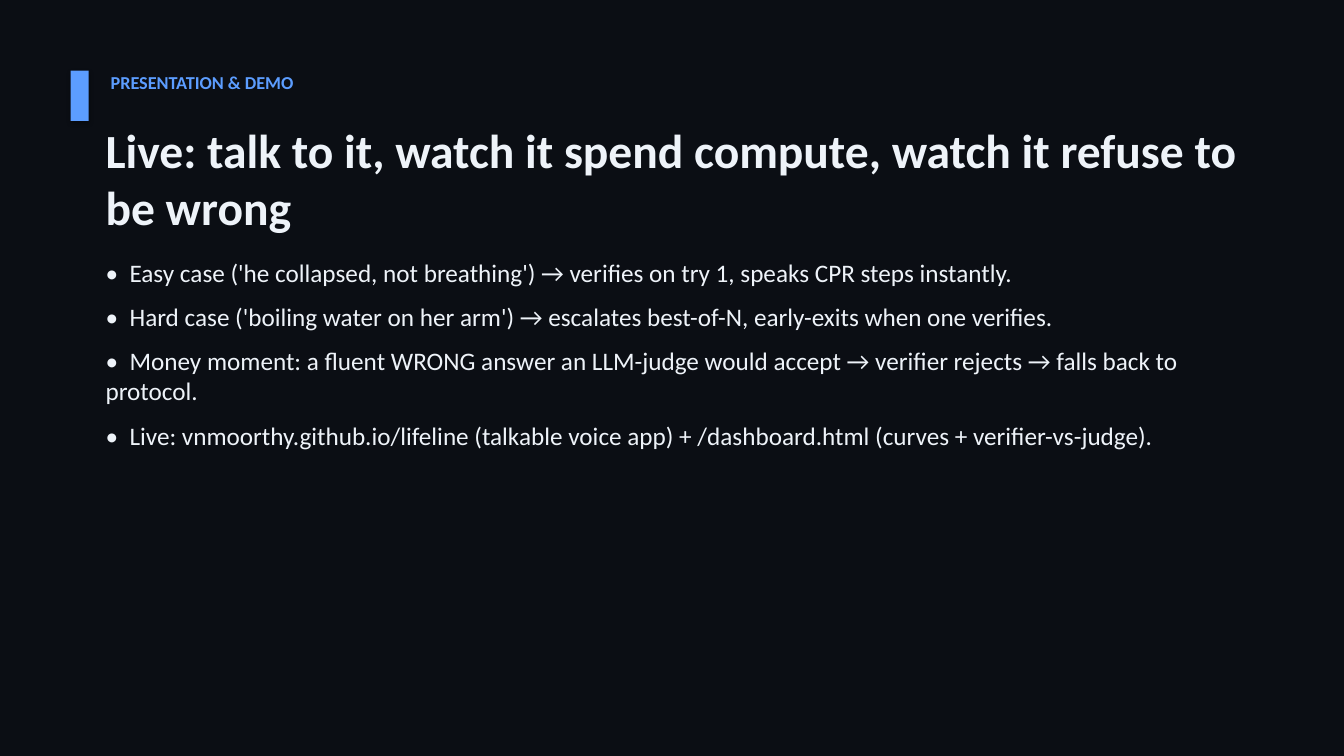
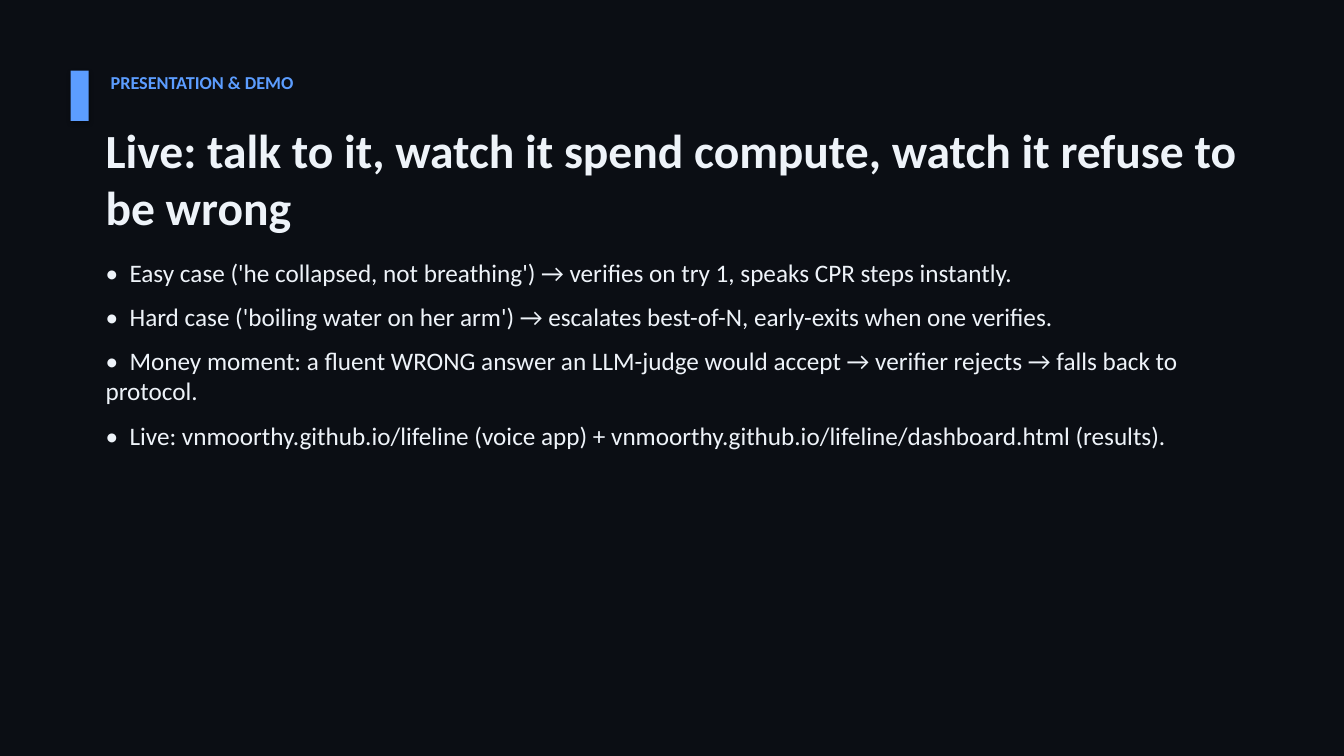
Before and after one commit to vnmoorthy/lifeline, a slide deck: slide 7 of Lifeline_Deck.pptx. Drawn at 1344x756 pixels with LibreOffice and Linux fonts; fonts in the diff are those of the drawing. Boxes give left, top, right and bottom in pixels: in the first picture for what was removed or moved away, otherwise in the second. Text is boxed around its words. In the diff, an @@ line names an element or a change of style, - is before the commit and + after.

Commit message:
Deck: use full dashboard URL (avoid bare /dashboard.html which 404s at the domain root)

```diff
--- a/Lifeline_Deck.pptx
+++ b/Lifeline_Deck.pptx
@@ text at (x1=130, y1=426, x2=1166, y2=450): text changed @@
-• Live: vnmoorthy.github.io/lifeline (talkable voice app) + /dashboard.html (curves + verifier-vs-judge).
+• Live: vnmoorthy.github.io/lifeline (voice app) + vnmoorthy.github.io/lifeline/dashboard.html (results).
```
Also in this commit, not shown: 1 other file.
